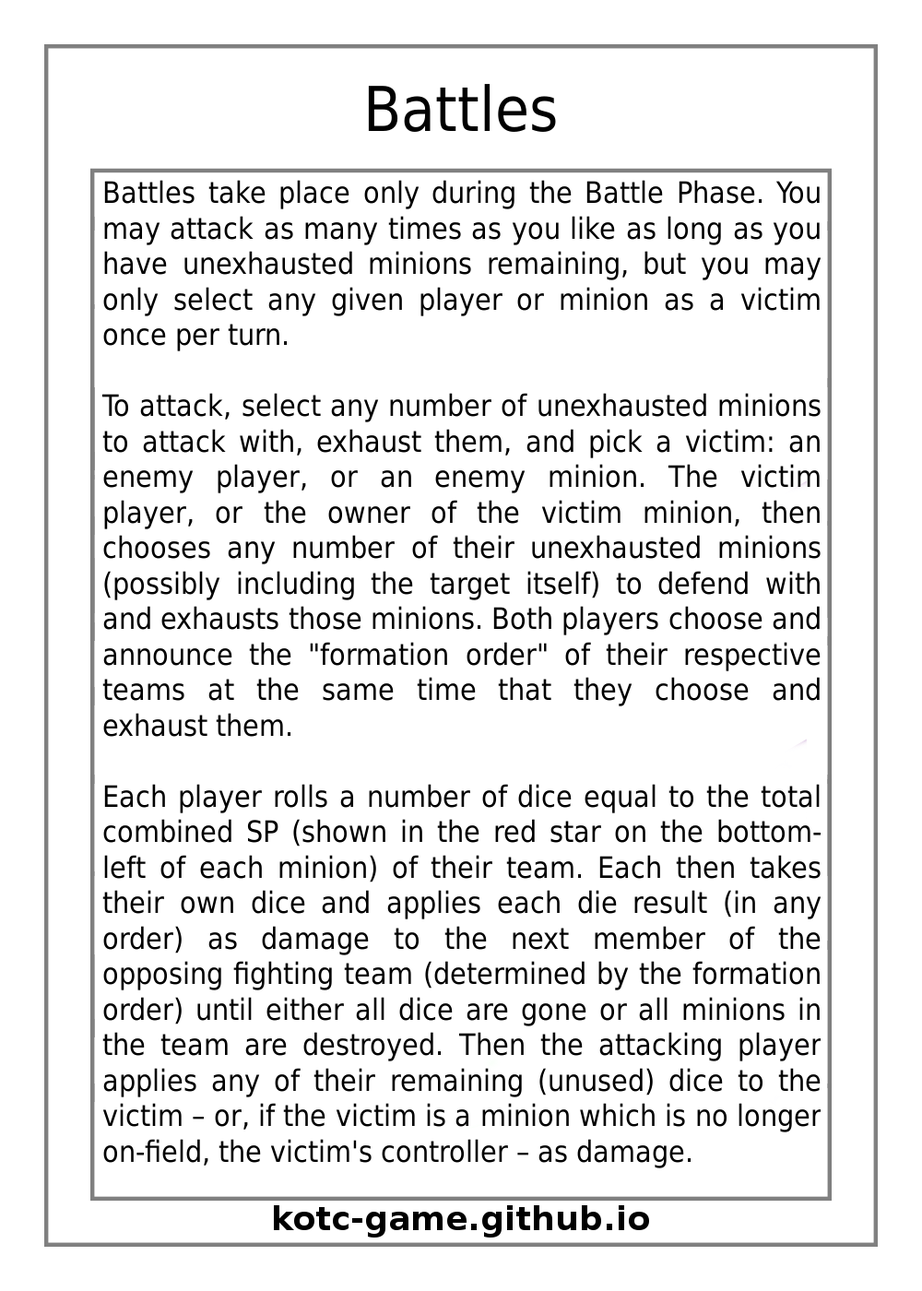
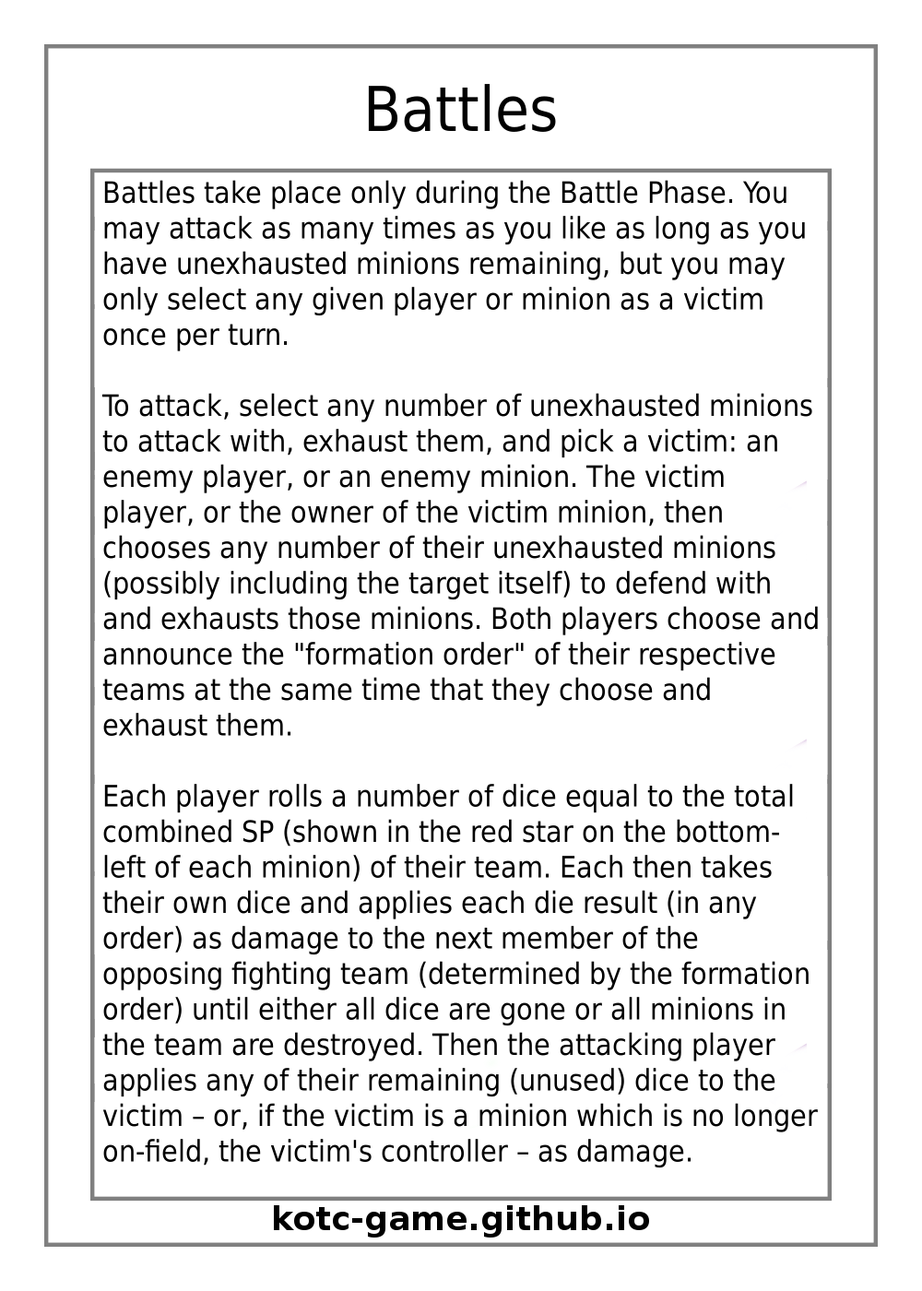
Layered file, before and after one edit (w=922, h=1291). Changes by layer:
painted on "Effect Text" over [102, 179, 822, 1169]
